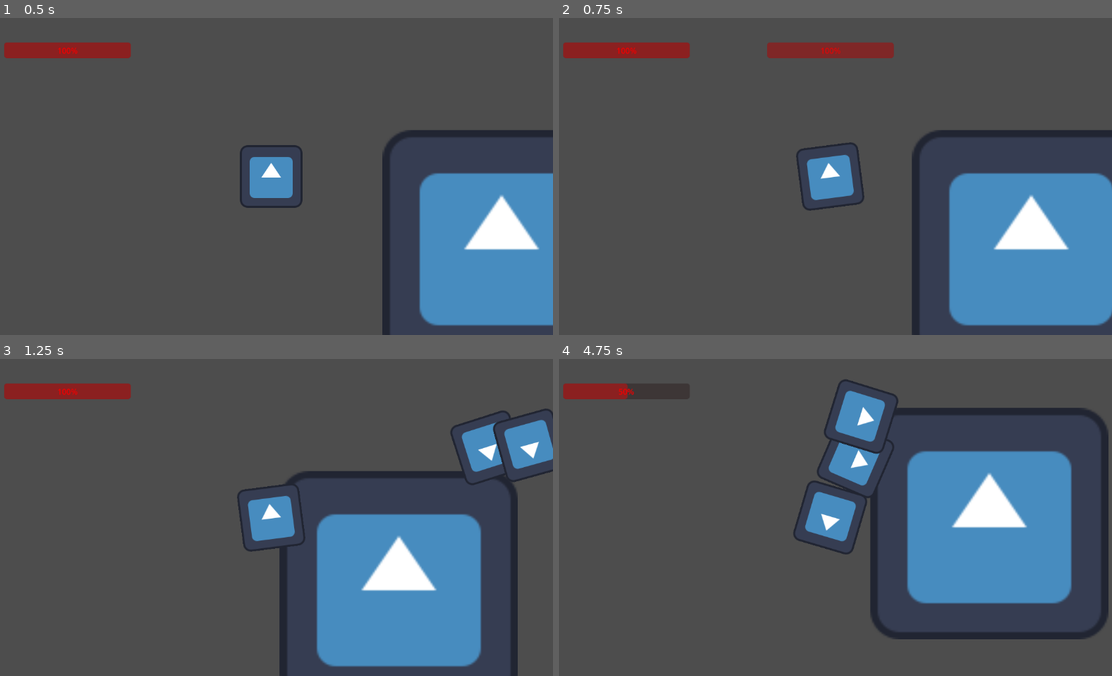
Above: before the commit, frames 1-4 (two rows, left to right).
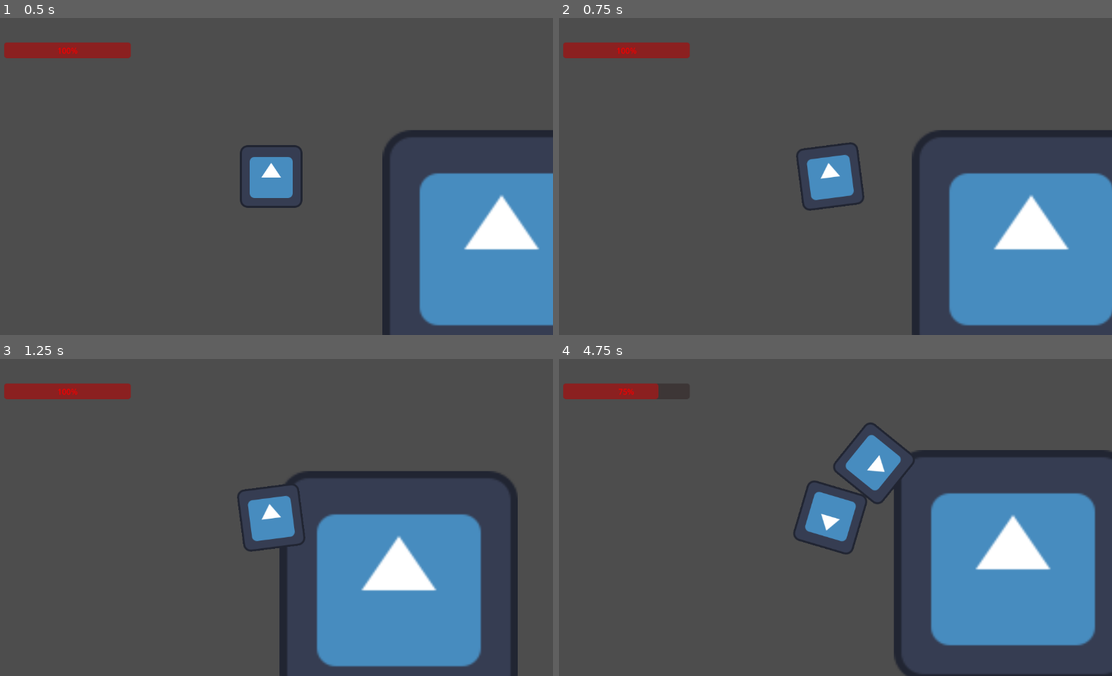
Above: after the commit, the same moments.

Repository: DanikShch/Game
Game: Godot game, scene res://Level/level.tscn
Two runs of this game, one before a commit and one after it. Both use one fixed random seed, a clock stepped at 60 frames per second and the inputs below. The engine's default icon, where the game draws it, is replaced by a stand-in: a white triangle on a blue panel in a dark square.
Inputs (mouse positions are in pixels of both pictures, inside the frame that each line leads up to):
- Up to frame 1 (0.5 s): no input
- Up to frame 2 (0.75 s): tap Enter at 0.5 s; move the mouse to (951, 160) at 0.52 s; press the mouse at (951, 160) at 0.53 s; hold D (right) from 0.53 s (still down)
- Up to frame 3 (1.25 s): keep holding D (right)
- Up to frame 4 (4.75 s): move the mouse to (719, 533) at 1.27 s; release D (right) at 1.28 s; release the mouse at (719, 533) at 1.28 s; hold S (down) 1.28-2.03 s; click (719, 533) at 1.35 s; move the mouse to (885, 447) at 2.02 s; press the mouse at (885, 447) at 2.03 s; hold D (right) 2.03-2.78 s; tap Mouse wheel down (weapon_change_down) at 2.1 s; move the mouse to (802, 580) at 2.77 s; release the mouse at (802, 580) at 2.78 s; hold W (up) 2.78-3.53 s; tap Mouse wheel up (weapon_change_up) at 2.85 s; click (802, 580) at 3.05 s; move the mouse to (1001, 565) at 3.52 s; press the mouse at (1001, 565) at 3.53 s; hold A (left) from 3.53 s (still down); move the mouse to (658, 469) at 4.27 s; release the mouse at (658, 469) at 4.28 s; click (658, 469) at 4.35 s

Frame 1 is identical in both runs. In frame 2, 1.1% of the frame differs, in the area x 37-61%, y 7-13%; in frame 3, 2.3%; in frame 4, 20%, in the area x 10-100%, y 6-100%.

Commit message:
Создал скрипт левел для спавна мобов
*Для теста увеличил урон снайперской винтовки до 250
*Для теста поставил 20 мобов максимум, 3 могут находится на сцене одновременно
задержка 5 секунд между спавном, 4 позиции.
*В левеле есть метод для дебага

Diff:
--- a/Enemy/enemy.gd
+++ b/Enemy/enemy.gd
@@ -9,7 +9,7 @@
 var attack_range = 200
 var attack_cooldown = 2.0
 var damage = 5
-
+@onready var level = get_parent()
 @onready var nav: NavigationAgent2D = $NavigationAgent2D
 @onready var player = $"../Player"
 
@@ -27,6 +27,7 @@
 	print("enemy health: "+ str(health))
 	print(health)
 	if health <= 0:
+		level.mobs_dead()
 		queue_free()
 		return
 	SPEED = 150.0
--- a/Gun/SniperRifle.gd
+++ b/Gun/SniperRifle.gd
@@ -11,7 +11,7 @@
 	pass
 
 func set_active():
-	$"..".damage = 20
+	$"..".damage = 250
 	$"..".shoot_delay = 1
 	$"..".reload_time = 5
 	$"..".magazine_size = 10
--- a/Gun/gun.gd
+++ b/Gun/gun.gd
@@ -26,7 +26,7 @@
 func _process(delta):
 	if $RayCast2D.is_colliding():
 		var collider = $RayCast2D.get_collider()
-		if collider.is_in_group("Enemy"):
+		if collider != null && collider.is_in_group("Enemy"):
 			var health = collider.health
 			var max_health = collider.max_health
 			Signals.emit_signal("mob_health", health, max_health)
--- a/Level/level.gd
+++ b/Level/level.gd
@@ -1,6 +1,58 @@
 extends Node2D
 
+var max_mobs_count = 20
+var max_mob_on_the_scene = 3
+var mobs_count = 0
+@export var enemy_scene: PackedScene = preload("res://Enemy/enemy.tscn")
+var spawn_positions = []
+var spawn_delay = 5
+var ready_to_spawn = true
 
-# Called every frame. 'delta' is the elapsed time since the previous frame.
+
+func _ready():
+	spawn_positions.append($SpawnPoint.global_position)
+	spawn_positions.append($SpawnPoint2.global_position)
+	spawn_positions.append($SpawnPoint3.global_position)
+	spawn_positions.append($SpawnPoint4.global_position)
+	print_debug_values()
+
+
 func _process(delta):
-	pass
+	if ready_to_spawn:
+		spawn()
+
+
+func spawn():
+	if mobs_count < max_mob_on_the_scene && max_mobs_count > 0:
+		ready_to_spawn = false
+		var mob = enemy_scene.instantiate()
+
+		# Выбираем случайную позицию спавна из массива
+		var spawn_position = spawn_positions[randi() % spawn_positions.size()]
+
+		# Устанавливаем позицию моба
+		mob.global_position = spawn_position
+		# Добавляем моба в сцену
+		add_child(mob)
+
+		# Увеличиваем счетчик мобов
+		mobs_count += 1
+		await get_tree().create_timer(spawn_delay).timeout
+		ready_to_spawn = true
+
+
+func mobs_dead():
+	max_mobs_count = max_mobs_count - 1
+	mobs_count = mobs_count - 1
+	print("mob dead")
+
+
+func print_debug_values():
+	while true:
+		await get_tree().create_timer(3.0).timeout
+		print("max_mobs_count: ", max_mobs_count)
+		print("max_mob_on_the_scene: ", max_mob_on_the_scene)
+		print("mobs_count: ", mobs_count)
+		print("spawn_positions: ", spawn_positions)
+		print("spawn_delay: ", spawn_delay)
+		print("ready_to_spawn: ", ready_to_spawn)
--- a/Level/level.tscn
+++ b/Level/level.tscn
@@ -1,8 +1,7 @@
-[gd_scene load_steps=9 format=3 uid="uid://cdr6m0mvlkowd"]
+[gd_scene load_steps=8 format=3 uid="uid://cdr6m0mvlkowd"]
 
 [ext_resource type="Script" path="res://Level/level.gd" id="1_211jd"]
 [ext_resource type="PackedScene" uid="uid://c74bp6ifb7uah" path="res://Player/player.tscn" id="1_j2dax"]
-[ext_resource type="PackedScene" uid="uid://bteun63qb3ffi" path="res://Enemy/enemy.tscn" id="2_3a8m1"]
 [ext_resource type="Texture2D" uid="uid://cmtuxs0qotftx" path="res://icon.svg" id="2_dfg1v"]
 [ext_resource type="Script" path="res://Level/Control.gd" id="5_37mfa"]
 [ext_resource type="PackedScene" uid="uid://d35rjiq367h7c" path="res://UI/UI.tscn" id="5_t08mf"]
@@ -32,12 +31,6 @@
 
 [node name="Player" parent="." instance=ExtResource("1_j2dax")]
 position = Vector2(593, 333)
-
-[node name="Enemy" parent="." instance=ExtResource("2_3a8m1")]
-position = Vector2(1577, 171)
-
-[node name="Enemy2" parent="." instance=ExtResource("2_3a8m1")]
-position = Vector2(1577, 171)
 
 [node name="NavigationRegion2D" type="NavigationRegion2D" parent="."]
 scale = Vector2(0.132537, 0.18362)
@@ -69,3 +62,15 @@
 offset_right = 284.0
 offset_bottom = 48.0
 color = Color(1, 0, 0, 1)
+
+[node name="SpawnPoint" type="Node2D" parent="."]
+position = Vector2(1151, -805)
+
+[node name="SpawnPoint2" type="Node2D" parent="."]
+position = Vector2(136, 324)
+
+[node name="SpawnPoint3" type="Node2D" parent="."]
+position = Vector2(1144, 1235)
+
+[node name="SpawnPoint4" type="Node2D" parent="."]
+position = Vector2(2303, 0)
